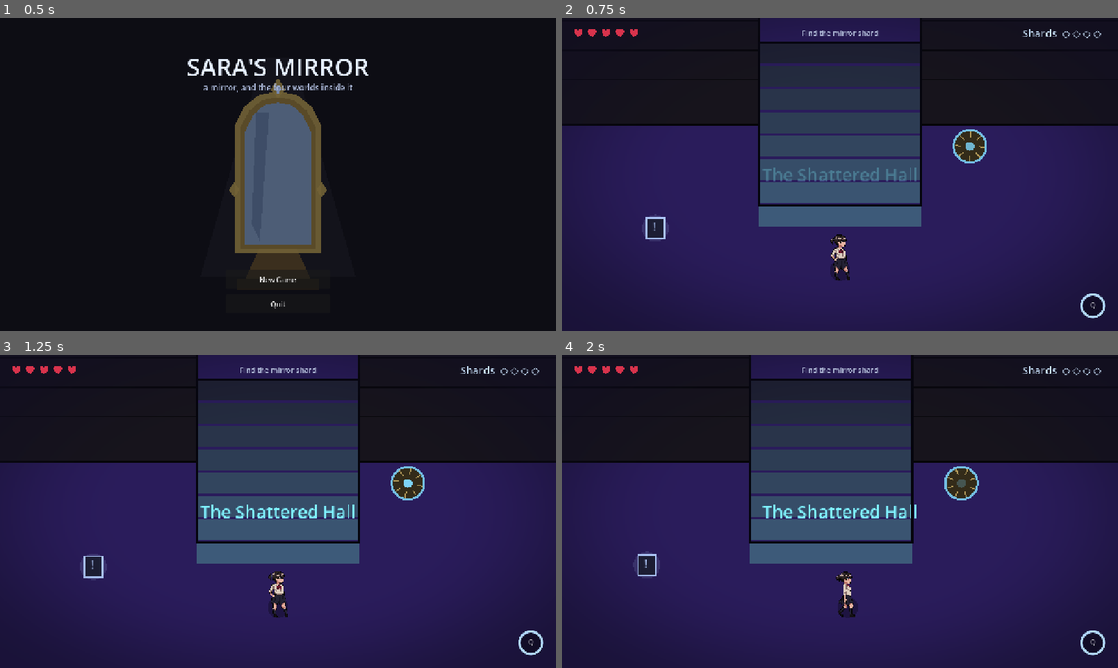
Above: before the commit, frames 1-4 (two rows, left to right).
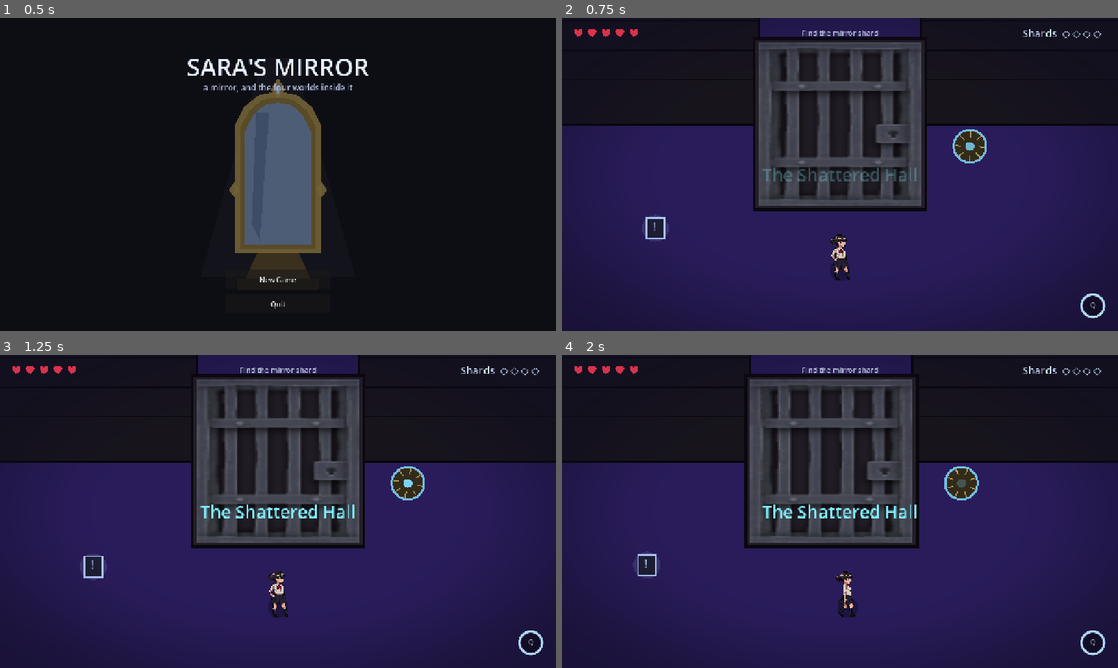
Above: after the commit, the same moments.

Repository: Abdulla5w5/saras-mirror
Game: Godot game, scene res://ui/MainMenu.tscn
Same seed, same stepped clock (60 frames per second), same inputs: the game is played once before the commit and once after it.
Inputs (mouse positions are in pixels of both pictures, inside the frame that each line leads up to):
- Up to frame 1 (0.5 s): no input
- Up to frame 2 (0.75 s): click "New Game" at 0.5 s
- Up to frame 3 (1.25 s): no input
- Up to frame 4 (2 s): move the mouse to (962, 495) at 1.27 s; hold D (move_right) from 1.28 s (still down); tap J (attack) at 1.35 s; click (962, 495) at 1.42 s

Frame 1 is identical in both runs. In frame 2, 15% of the frame differs, in the area x 34-66%, y 6-67%; in frame 3, 14%; in frame 4, 15%.

Commit message:
Use real Kenney textures for the gate and quicksand/swamp
Replace the flat code-lock gate slab with a barred metal gate, and give the
quicksand/swamp bands real tiled sand/water ground textures with a wet sinking
overlay. CC0 Kenney "Retro Textures: Fantasy".

Co-Authored-By: Claude Opus 4.8 <noreply@anthropic.com>

Diff:
--- a/entities/hazards/SlideWall.gd
+++ b/entities/hazards/SlideWall.gd
@@ -8,6 +8,8 @@
 var aligned_offset := Vector2(0, -200)
 var tint := Color(0.6, 0.7, 1.0)
 
+var texture: Texture2D = null   # optional real gate art (drawn instead of the slab)
+
 var _home := Vector2.ZERO
 var _tween: Tween
 
@@ -16,6 +18,8 @@
 	collision_layer = 1
 	collision_mask = 0
 	z_index = 1
+	if texture:
+		texture_filter = CanvasItem.TEXTURE_FILTER_LINEAR
 	var col := CollisionShape2D.new()
 	var s := RectangleShape2D.new(); s.size = wall_size
 	col.shape = s
@@ -36,6 +40,12 @@
 	var w := wall_size.x
 	var h := wall_size.y
 	var r := Rect2(-w * 0.5, -h * 0.5, w, h)
+	if texture:
+		# stone jamb behind, then the real barred gate stretched to fill
+		draw_rect(r.grow(6), Color(0.14, 0.12, 0.16))
+		draw_texture_rect(texture, r, false)
+		draw_rect(r.grow(6), Color(0.04, 0.03, 0.05), false, 4.0)
+		return
 	for i in 8:
 		var t := float(i) / 7.0
 		draw_rect(Rect2(-w * 0.5, -h * 0.5 + h * t, w, h / 8.0 + 1), Color(0.12, 0.13, 0.2).lerp(tint * 0.7, t * 0.6))
--- a/entities/props/Quicksand.gd
+++ b/entities/props/Quicksand.gd
@@ -16,6 +16,7 @@
 var _dmg_cd := 0.0
 var _player: Node2D = null
 var _hint: Label
+var _tex: Texture2D = null
 
 
 func _ready() -> void:
@@ -29,6 +30,8 @@
 	body_entered.connect(_on_enter)
 	body_exited.connect(_on_exit)
 	z_index = -6
+	_tex = SpriteSheet.load_tex("res://assets/ground/swamp.png" if theme == "swamp" else "res://assets/ground/sand.png")
+	texture_filter = CanvasItem.TEXTURE_FILTER_LINEAR
 
 	_hint = Label.new()
 	_hint.add_theme_font_size_override("font_size", 15)
@@ -97,23 +100,30 @@
 func _draw() -> void:
 	var w := patch_size.x
 	var h := patch_size.y
+	var r := Rect2(-w * 0.5, -h * 0.5, w, h)
 	var swamp := theme == "swamp"
-	var top_c := Color(0.14, 0.32, 0.20) if swamp else Color(0.34, 0.26, 0.13)
-	var bot_c := Color(0.05, 0.16, 0.12) if swamp else Color(0.14, 0.10, 0.05)
-	var ripple_c := Color(0.35, 0.65, 0.4, 0.4) if swamp else Color(0.5, 0.4, 0.22, 0.35)
-	var bub_c := Color(0.5, 0.8, 0.5) if swamp else Color(0.6, 0.5, 0.3)
-	var bands := 10
-	for i in bands:
-		var t := float(i) / float(bands - 1)
-		draw_rect(Rect2(-w * 0.5, -h * 0.5 + h * t, w, h / bands + 1.0), top_c.lerp(bot_c, t))
+	var tint := Color(0.5, 0.72, 0.5) if swamp else Color(0.74, 0.58, 0.36)
+	var ripple_c := Color(0.35, 0.7, 0.42, 0.45) if swamp else Color(0.55, 0.42, 0.22, 0.4)
+	var bub_c := Color(0.5, 0.85, 0.5) if swamp else Color(0.65, 0.52, 0.3)
+	# real tiled ground texture as the base
+	if _tex:
+		draw_texture_rect(_tex, r, true, tint)
+	else:
+		draw_rect(r, tint)
+	# wet "sinking" darkening, heaviest through the middle where it's deepest
+	for i in 7:
+		var t := absf(float(i) / 6.0 - 0.5) * 2.0     # 1 at edges, 0 at centre
+		var yy := -h * 0.5 + h * (float(i) / 6.0)
+		draw_rect(Rect2(-w * 0.5, yy, w, h / 6.0 + 1), Color(0.0, 0.0, 0.0, 0.42 * (1.0 - t)))
+	# ripples + rising bubbles for life
 	for i in 5:
-		var yy := -h * 0.4 + h * 0.8 * (float(i) / 4.0)
-		draw_line(Vector2(-w * 0.5, yy), Vector2(w * 0.5, yy + sin(_t * 0.7 + i)), ripple_c, 2.0)
-	for i in 7:
+		var ry := -h * 0.4 + h * 0.8 * (float(i) / 4.0)
+		draw_line(Vector2(-w * 0.5, ry), Vector2(w * 0.5, ry + sin(_t * 0.7 + i) * 3.0), ripple_c, 2.0)
+	for i in 8:
 		var bx := (hash01(i) - 0.5) * w
 		var phase := fmod(_t * 0.5 + hash01(i * 3), 1.0)
-		draw_circle(Vector2(bx, h * 0.5 - phase * h), 2.0 + hash01(i * 7) * 2.0, Color(bub_c.r, bub_c.g, bub_c.b, (1.0 - phase) * 0.4))
-	draw_rect(Rect2(-w * 0.5, -h * 0.5, w, h), Color(0.04, 0.10, 0.06, 0.7) if swamp else Color(0.08, 0.05, 0.02, 0.7), false, 3.0)
+		draw_circle(Vector2(bx, h * 0.5 - phase * h), 2.0 + hash01(i * 7) * 2.5, Color(bub_c.r, bub_c.g, bub_c.b, (1.0 - phase) * 0.5))
+	draw_rect(r, Color(0.03, 0.09, 0.05, 0.8) if swamp else Color(0.10, 0.06, 0.02, 0.8), false, 4.0)
 
 	# deployed ladder bridging the band (vertical, across the crossing)
 	if bridged:
--- a/systems/LevelBase.gd
+++ b/systems/LevelBase.gd
@@ -131,6 +131,9 @@
 	if right - gr > 4.0:
 		spawn_boundary(Vector2((gr + right) * 0.5, line_y), Vector2(right - gr, 220))
 	var wall := spawn_slidewall(Vector2(gap_center, line_y), Vector2(gap_w, 220), Vector2(0, -244), tint)
+	wall.texture = SpriteSheet.load_tex("res://assets/props/gate_metal.png")
+	wall.texture_filter = CanvasItem.TEXTURE_FILTER_LINEAR
+	wall.queue_redraw()
 	var lock := CodeLock.new()
 	lock.code = code
 	lock.target = wall
--- a/ui/MainMenu.tscn
+++ b/ui/MainMenu.tscn
@@ -1,8 +1,8 @@
-[gd_scene load_steps=2 format=3 uid="uid://c0m1a1n0menu1"]
+[gd_scene format=3 uid="uid://c0m1a1n0menu1"]
 
-[ext_resource type="Script" path="res://ui/MainMenu.gd" id="1"]
+[ext_resource type="Script" uid="uid://gtougatnn4oa" path="res://ui/MainMenu.gd" id="1"]
 
-[node name="MainMenu" type="Control"]
+[node name="MainMenu" type="Control" unique_id=990623253]
 layout_mode = 3
 anchors_preset = 15
 anchor_right = 1.0
Binary file added: assets/ground/sand.png
Not shown, added: assets/ground/sand.png.import
Binary file added: assets/ground/swamp.png
Not shown, added: assets/ground/swamp.png.import
Binary file added: assets/props/gate_bars.png
Not shown, added: assets/props/gate_bars.png.import
Binary file added: assets/props/gate_metal.png
Not shown, added: assets/props/gate_metal.png.import
Not shown, changed: CREDITS.md
